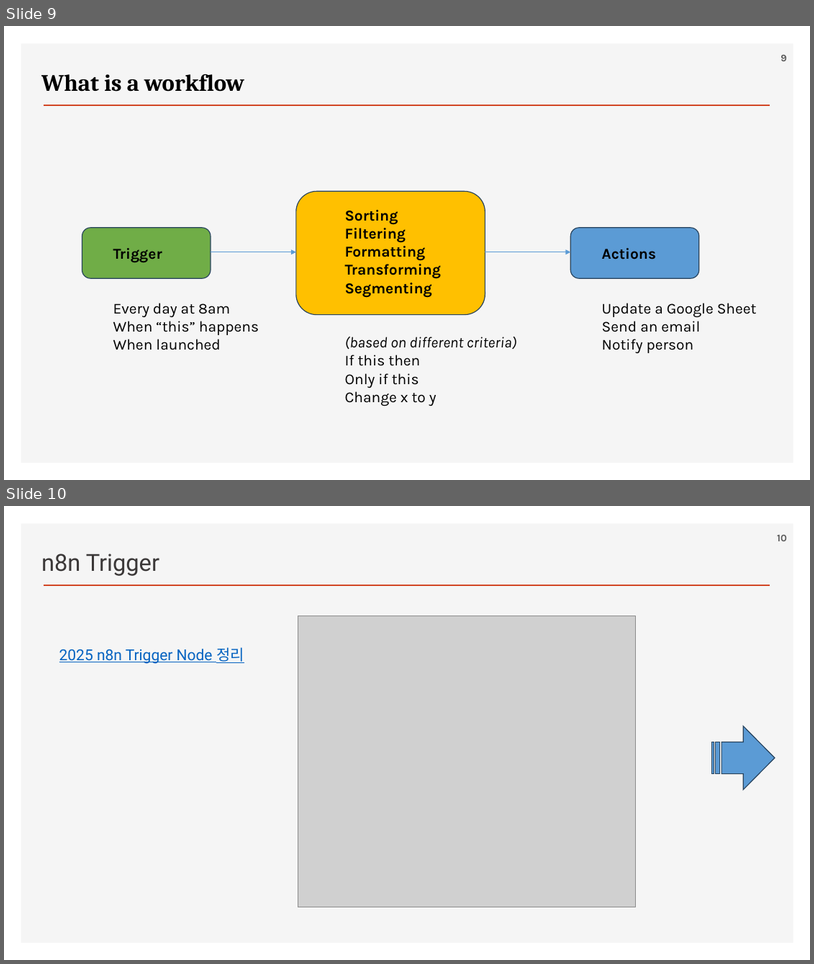
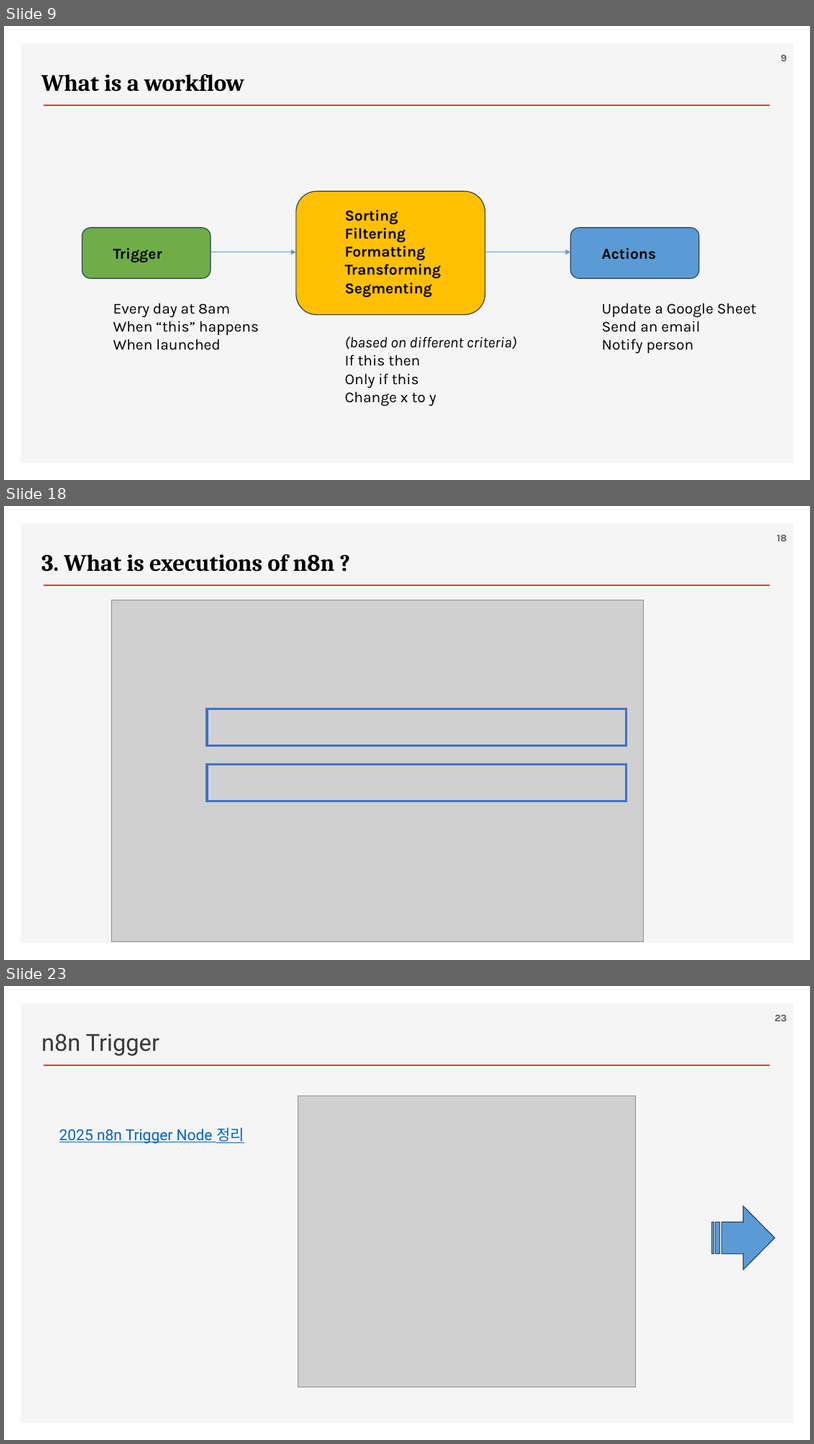
Before and after one commit to ancestor9/2026_Fall_AI-Workflow, a slide deck: PPTs/04_AI Workflow_n8n.pptx. Shown one above the other, each under a label of ours: slides 9 and 10 before the commit, slides 9, 18 and 23 after it; the slides between them are not shown. The pictures are 814x964 and 814x1444 pixels, drawn with LibreOffice and Linux fonts; fonts in the diff are those of the drawing; grey boxes stand for pictures; background and template pictures are left out. Boxes give left, top, right and bottom in pixels: in the first picture for what was removed or moved away, otherwise in the second. Text is boxed around its words. In the diff, an @@ line names an element or a change of style, - is before the commit and + after.

```diff
--- a/PPTs/04_AI Workflow_n8n.pptx
+++ b/PPTs/04_AI Workflow_n8n.pptx
@@ slide 18 added at [4, 506, 810, 960], background #FFFFFF; not listed: 2 template elements that a slide beside it also shows @@
@@ page number added at [777, 535, 787, 541], 12 pt, text #595959, bold @@
+18
@@ text added at [41, 554, 335, 572], 28 pt, text #000000, bold @@
+3. What is executions of n8n ?
@@ picture added at [112, 600, 644, 942] @@
@@ rectangle added at [207, 708, 627, 746], outline #4472C4 3 pt @@
@@ rectangle added at [207, 764, 627, 801], outline #4472C4 3 pt @@
@@ what was slide 10 is now slide 23 @@
@@ page number at [775, 1015, 787, 1021]: text changed @@
-10
+23
```
Also in this commit, not shown: 1 slide changed, 14 other slides added.
